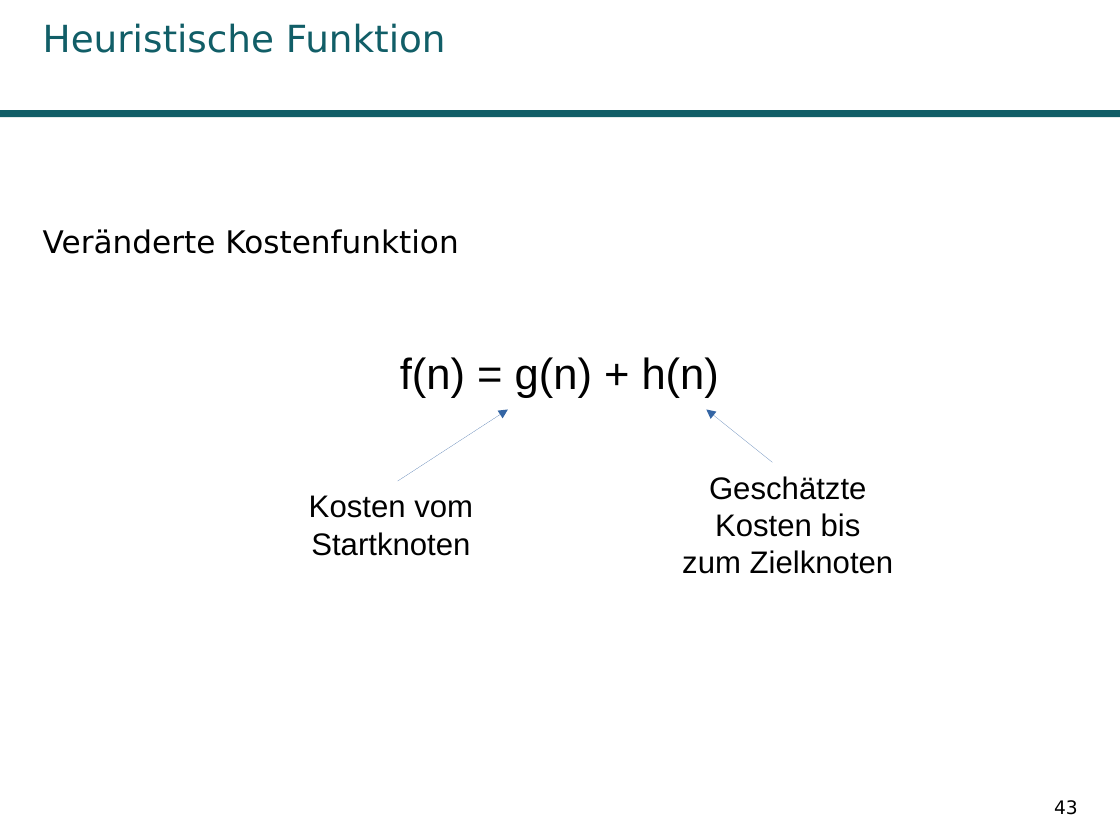
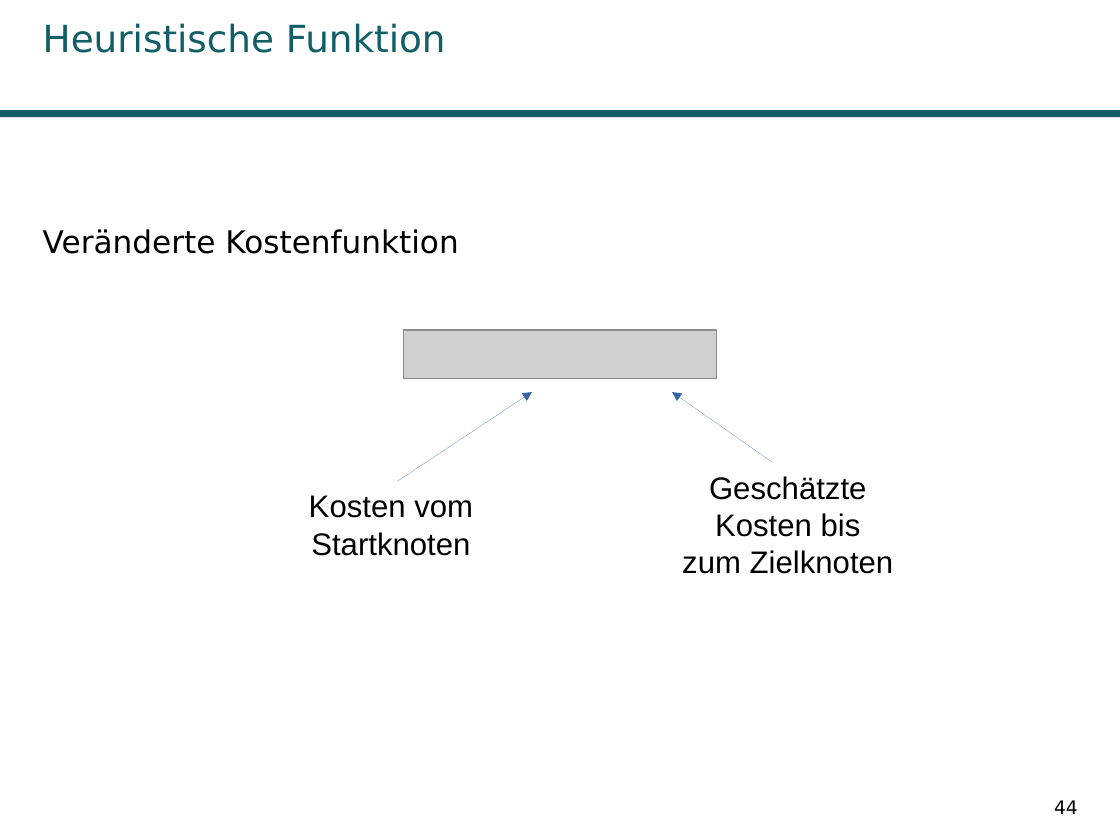
Before and after one commit to Kage0x3B/wissenschaftliches-arbeiten-praesentation, a slide deck: slide 44 of Präsentation Pfadplanungsalgorithmen.odp (slide 43 before the commit). Drawn at 1120x840 pixels with LibreOffice and Linux fonts; fonts in the diff are those of the drawing; grey boxes stand for pictures; background and template pictures are left out. Boxes give left, top, right and bottom in pixels: in the first picture for what was removed or moved away, otherwise in the second. Text is boxed around its words. In the diff, an @@ line names an element or a change of style, - is before the commit and + after.

```diff
--- a/Präsentation Pfadplanungsalgorithmen.odp
+++ b/Präsentation Pfadplanungsalgorithmen.odp
@@ text removed at <box>400,357,719,398</box> @@
-f(n) = g(n) + h(n)
@@ picture added at <box>404,330,717,379</box> @@
@@ arrow moved from (398, 482) - (507, 410) to (398, 482) - (532, 392) @@
@@ arrow moved from (773, 463) - (707, 410) to (773, 463) - (672, 392) @@
@@ page number at <box>1054,800,1078,814</box>: text changed @@
-43
+44
```
Also in this commit, not shown: 13 other slides changed, 12 slides added, 1 slide removed, 6 other files.
